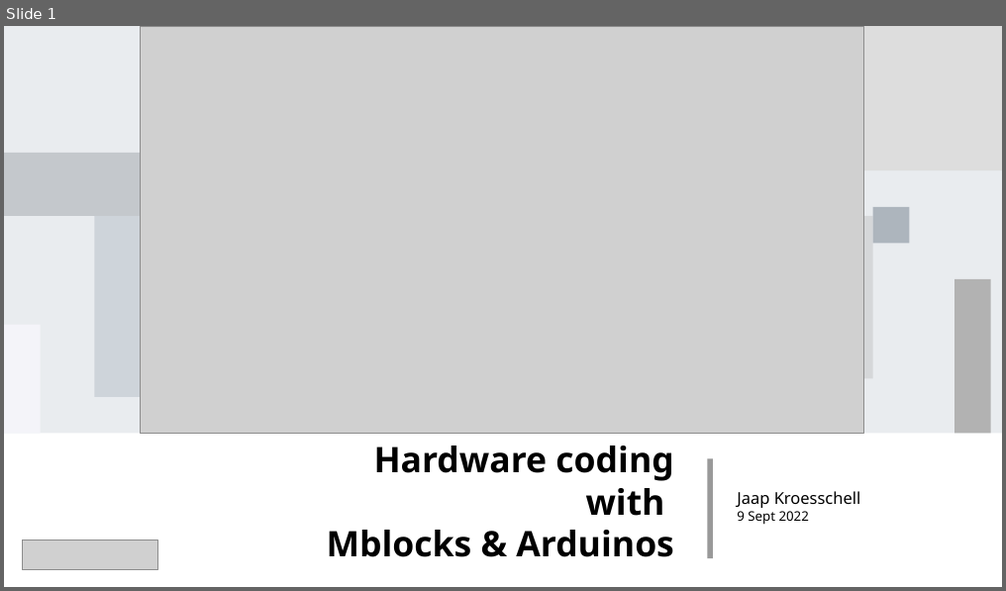
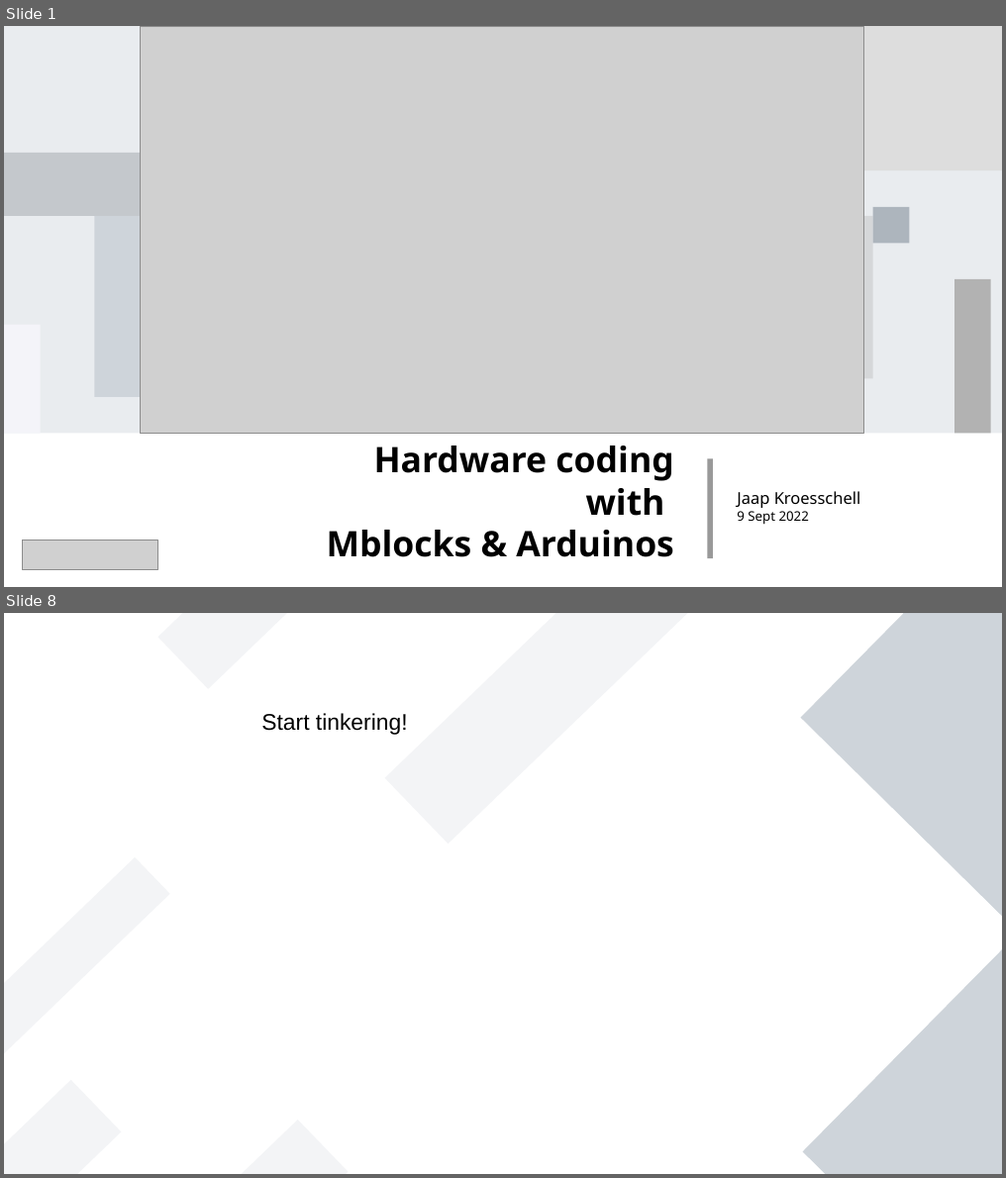
Before and after one commit to Jaapk/arduino_mblocks, a slide deck: docs/mBlocks-Arduino-course-01.odp. Shown one above the other, each under a label of ours: slide 1 before the commit, slides 1 and 8 after it; the slides between them are not shown. The pictures are 1006x591 and 1006x1178 pixels, drawn with LibreOffice and Linux fonts; fonts in the diff are those of the drawing; grey boxes stand for pictures. Boxes give left, top, right and bottom in pixels: in the first picture for what was removed or moved away, otherwise in the second. Text is boxed around its words. In the diff, an @@ line names an element or a change of style, - is before the commit and + after.

```diff
--- a/docs/mBlocks-Arduino-course-01.odp
+++ b/docs/mBlocks-Arduino-course-01.odp
@@ slide 8 added at box(4, 613, 1002, 1174), background #FFFFFF @@
@@ rectangle added at box(157, 613, 393, 689), fill #8D99AE at 10% opacity @@
@@ rectangle added at box(385, 613, 695, 844), fill #8D99AE at 10% opacity @@
@@ rectangle added at box(801, 613, 1002, 920), fill #CED4DA @@
@@ text added at box(261, 713, 408, 735), 18 pt, text #000000 @@
+Start tinkering!
@@ rectangle added at box(4, 858, 169, 1071), fill #8D99AE at 10% opacity @@
@@ rectangle added at box(803, 949, 1002, 1174), fill #CED4DA @@
@@ rectangle added at box(4, 1080, 121, 1174), fill #8D99AE at 10% opacity @@
@@ rectangle added at box(114, 1120, 349, 1174), fill #8D99AE at 10% opacity @@
```
Also in this commit, not shown: 6 slides changed, 6 other slides added, 3 slides removed, 17 other files.
